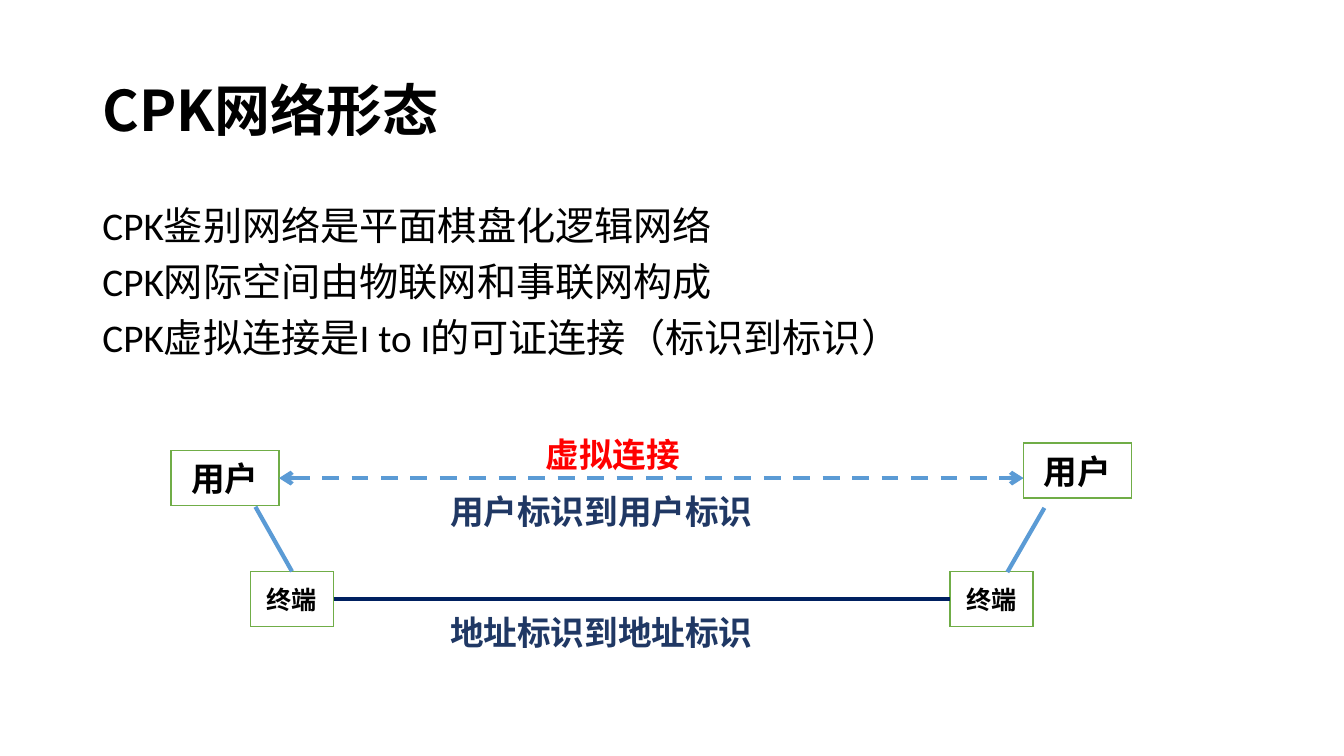
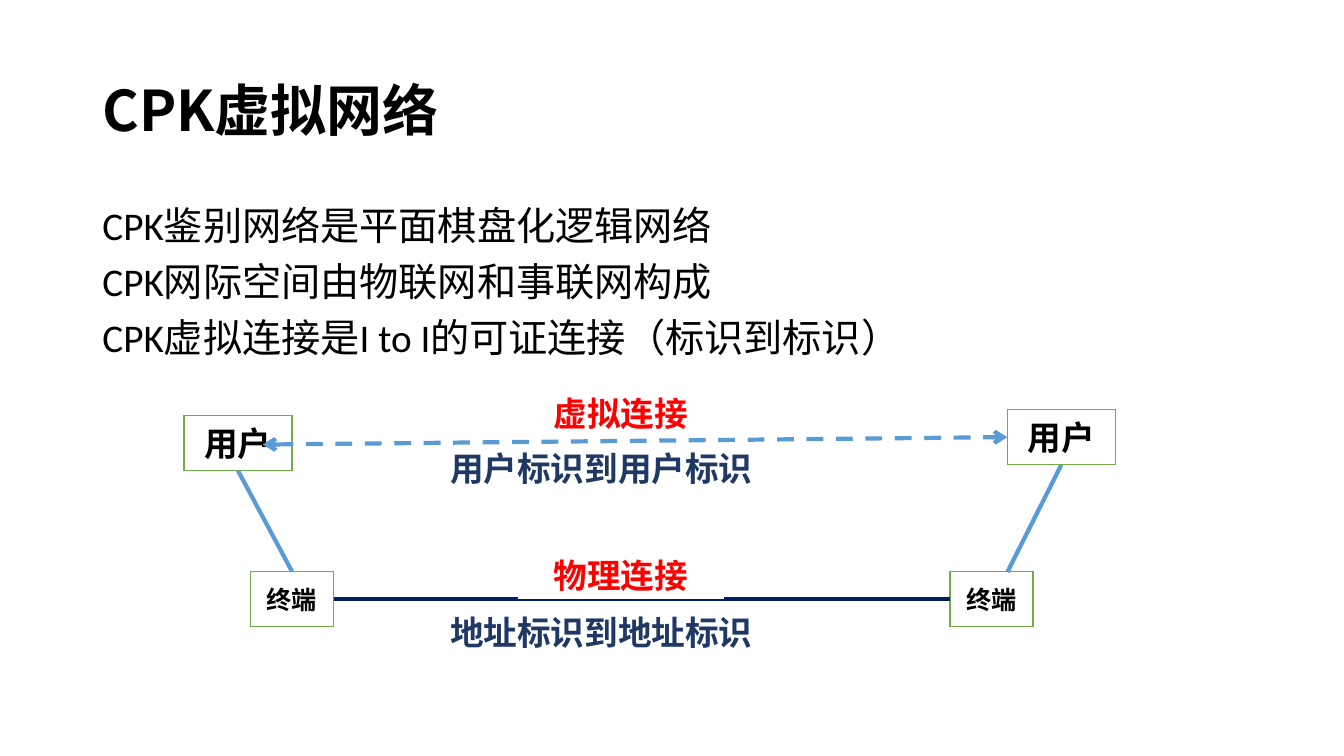
Before and after one commit to CombinedPublicKey/Website, a slide deck: slide 4 of slides/CPK系统(中).pptx. Drawn at 1344x756 pixels with LibreOffice and Linux fonts; fonts in the diff are those of the drawing. Boxes give left, top, right and bottom in pixels: in the first picture for what was removed or moved away, otherwise in the second. Text is boxed around its words. In the diff, an @@ line names an element or a change of style, - is before the commit and + after.

```diff
--- a/slides/CPK系统(中).pptx
+++ b/slides/CPK系统(中).pptx
@@ title at (102,82,438,136): text changed @@
-CPK网络形态
+CPK虚拟网络
@@ rectangle "用户": place and size @@
-rectangle "用户" at (171,451,279,506)
+rectangle "用户" at (184,415,291,471)
@@ text "虚拟连接" rewrapped from (546,438,680,477) to (554,397,688,429) @@
@@ rectangle "用户": place and size @@
-rectangle "用户" at (1023,444,1131,499)
+rectangle "用户" at (1007,409,1115,465)
@@ double arrow moved from (279, 478) - (1023, 478) to (263, 445) - (1007, 438) @@
@@ text "用户标识到用户标识": place and size @@
-text "用户标识到用户标识" at (450,495,752,527)
+text "用户标识到用户标识" at (450,452,752,484)
@@ line moved from (255, 507) - (292, 572) to (238, 471) - (292, 572) @@
@@ line moved from (1045, 508) - (1007, 573) to (1062, 465) - (1007, 573) @@
@@ text added at (554,559,688,591), 24 pt, text #FF0000, bold @@
+物理连接
```
Also in this commit, not shown: 6 other slides changed, 1 slide removed.
